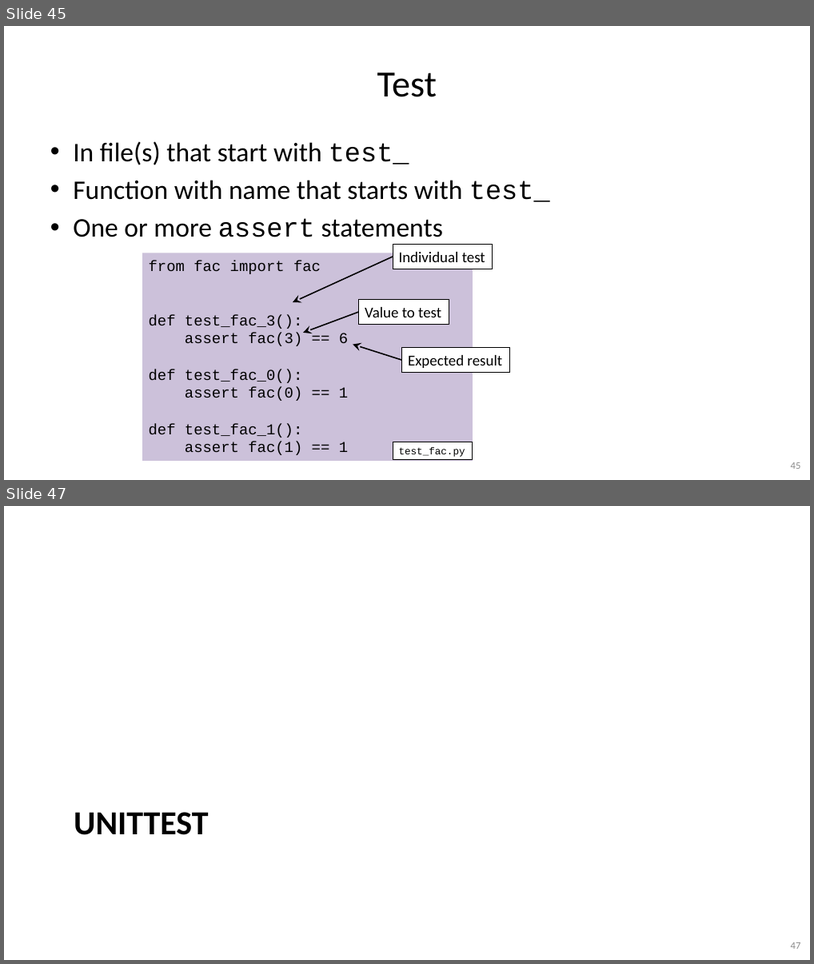
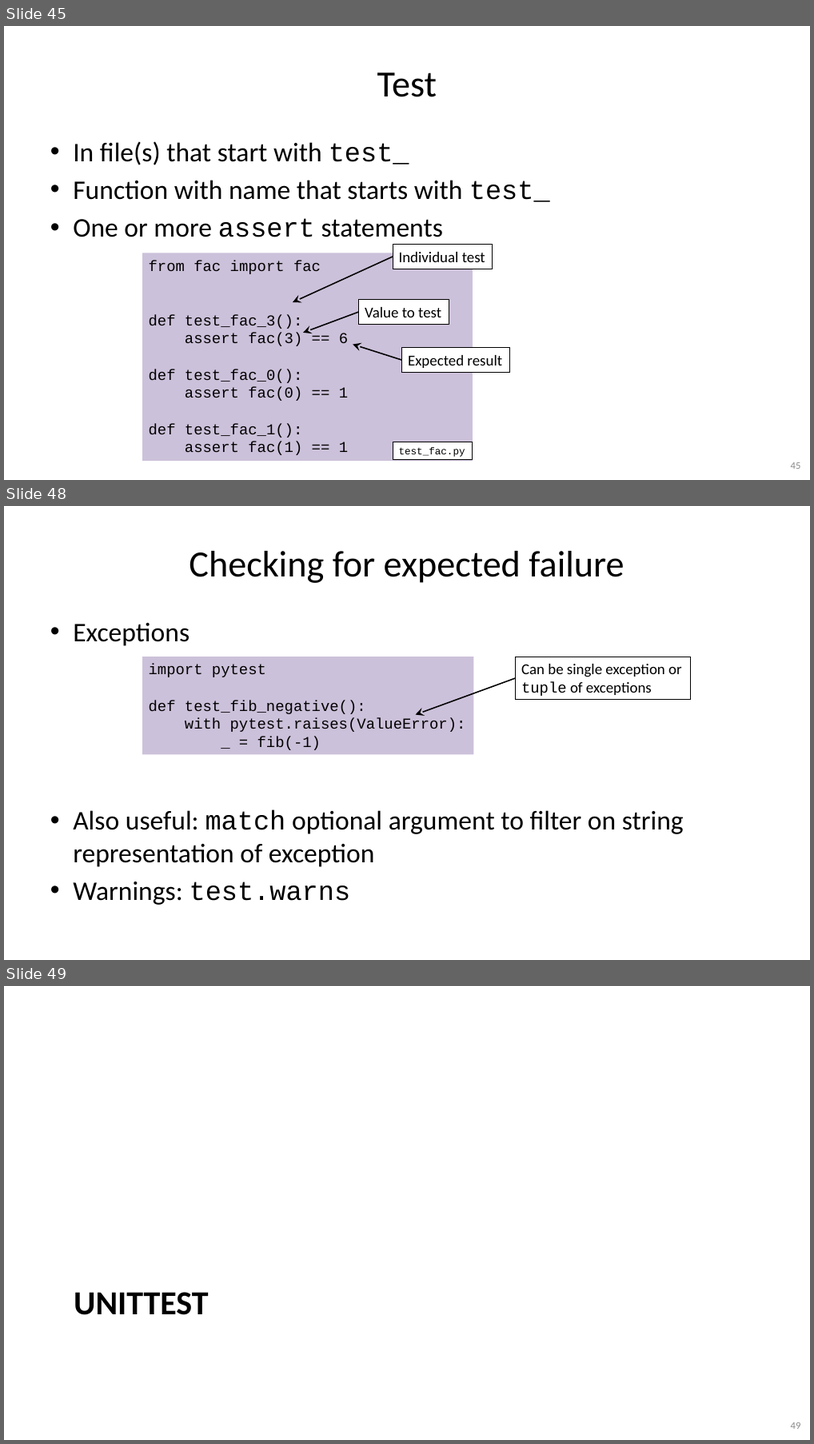
Before and after one commit to gjbex/Python-software-engineering, a slide deck: python_software_engineering.pptx. Shown one above the other, each under a label of ours: slides 45 and 47 before the commit, slides 45, 48 and 49 after it; the slides between them are not shown. The pictures are 814x964 and 814x1444 pixels, drawn with LibreOffice and Linux fonts; fonts in the diff are those of the drawing. Boxes give left, top, right and bottom in pixels: in the first picture for what was removed or moved away, otherwise in the second. Text is boxed around its words. In the diff, an @@ line names an element or a change of style, - is before the commit and + after.

Commit message:
Add slides on assertions, exceptions

```diff
--- a/python_software_engineering.pptx
+++ b/python_software_engineering.pptx
@@ slide 48 added at (4, 506, 810, 960), background #FFFFFF @@
@@ title added at (189, 551, 624, 583), 44 pt, text #000000 @@
+Checking for expected failure
@@ text added at (73, 622, 684, 904), 32 pt, text #000000 @@
+• Exceptions
+• Also useful: match optional argument to filter on string representation of exception
+• Warnings: test.warns
@@ rectangle added at (142, 656, 474, 755), fill #CCC1DA, 18 pt, text #000000 @@
+import pytest
+def test_fib_negative():
+with pytest.raises(ValueError):
+_ = fib(-1)
@@ rectangle added at (516, 656, 690, 700), fill #FFFFFF, outline #000000 0.75 pt, 18 pt, text #000000 @@
+Can be single exception or
+tuple of exceptions
@@ arrow added from (516, 678) to (416, 715), #000000 1.5 pt @@
@@ what was slide 47 is now slide 49 @@
```
Also in this commit, not shown: 2 slides changed, 1 other slide added.
